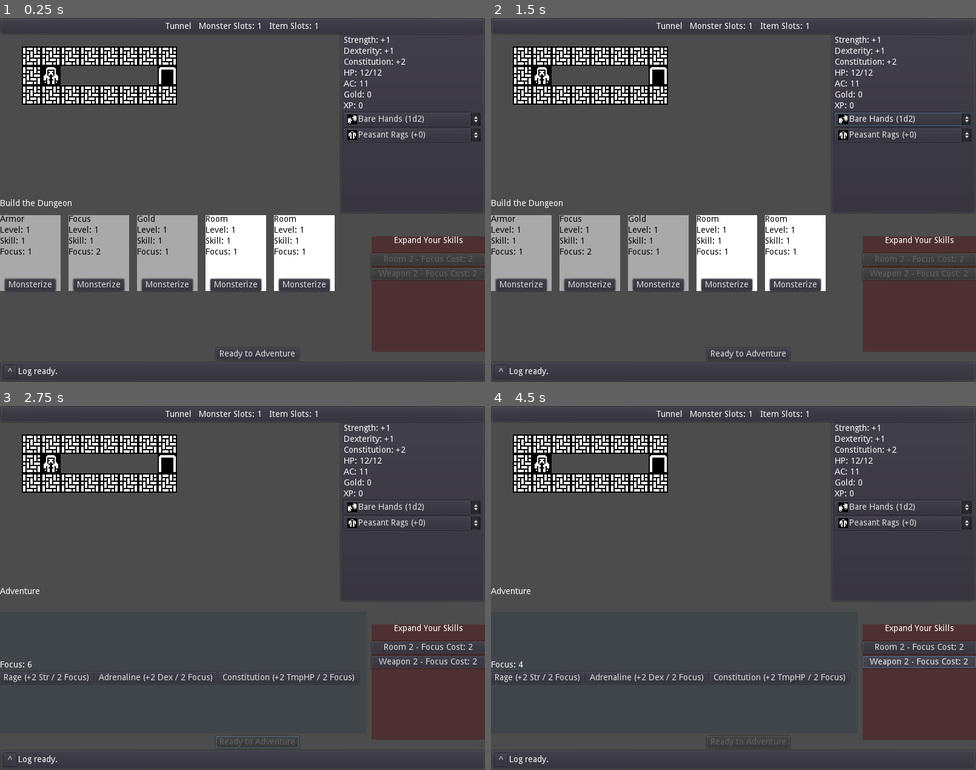
Above: before the commit, frames 1-4 (two rows, left to right).
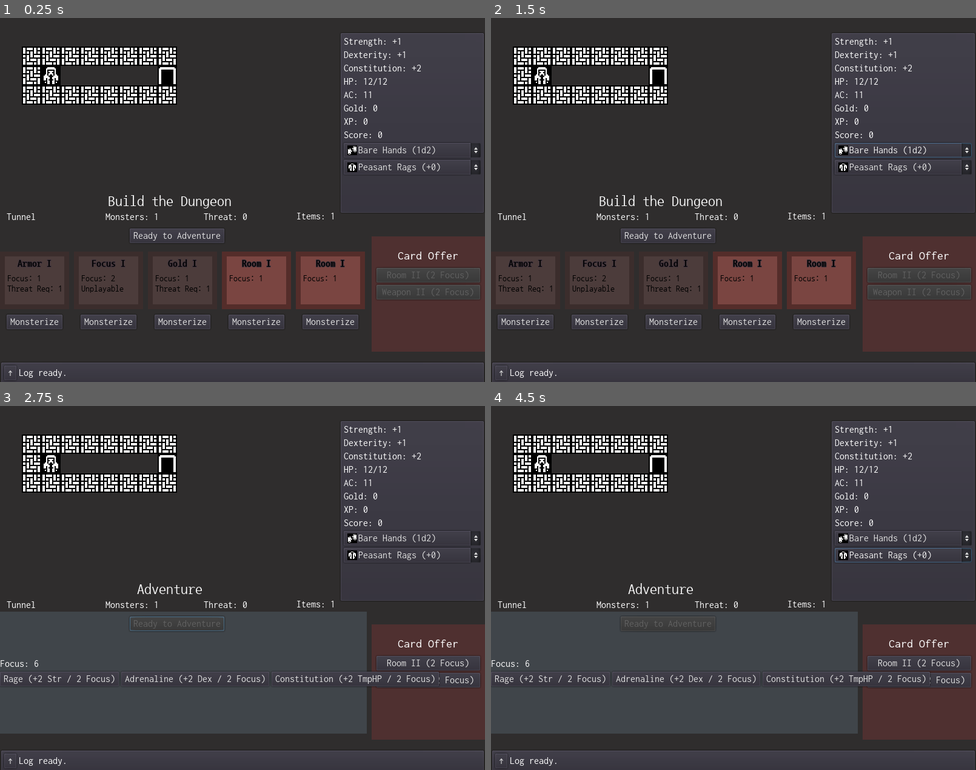
Above: after the commit, the same moments.

Repository: doctor-g/7DRL-2021
Game: Godot game, scene res://src/Game.tscn
Two runs of this game, one before a commit and one after it. Both use one fixed random seed, a clock stepped at 60 frames per second and the inputs below.
Inputs (mouse positions are in pixels of both pictures, inside the frame that each line leads up to):
- Up to frame 1 (0.25 s): no input
- Up to frame 2 (1.5 s): click "Bare Hands (1d2)" at 0.5 s; click "^" (after the commit: "↑") at 1.25 s
- Up to frame 3 (2.75 s): click "Ready to Adventure" at 2 s
- Up to frame 4 (4.5 s): click "Peasant Rags (+0)" at 2.75 s; click (917, 646) at 3.5 s, where only the run before the commit has a clickable "Room 2 - Focus Cost: 2"; click (917, 664) at 4.25 s, where only the run after the commit has a clickable "Room II (2 Focus)"

The runs differ from the first frame. In frame 1, 63% of the frame differs, in the area x 0-100%, y 0-100%; in frame 2, 63%; in frame 3, 43%; in frame 4, 43%.

Commit message:
Restyle the UI
This also includes adding threat and annotations to the cards.

Diff:
--- a/project/src/Card.gd
+++ b/project/src/Card.gd
@@ -3,34 +3,41 @@
 signal played
 signal monsterized
 
-export var enabled_bg_color := Color.white
-export var disabled_bg_color := Color.darkgray
-
 var title : String
 var level := 1
-var skill := level
 var focus := 1
 var cost := 4
+var has_threat_requirement := false
 
 var _playable := false
 
-onready var _title_label := $Control/VBoxContainer/TitleLabel
-onready var _level_label := $Control/VBoxContainer/LevelLabel
-onready var _skill_label := $Control/VBoxContainer/SkilLabel
-onready var _focus_label := $Control/VBoxContainer/FocusLabel
-onready var _background = $Control/Background
+onready var _title_label := $Control/TitleLabel
+onready var _focus_label := $Control/FocusLabel
+onready var _threat_label := $Control/ThreatLabel
 
 
 func _ready():
-	_title_label.text = title
-	_level_label.text = "Level: %d" % level
-	_skill_label.text = "Skill: %d" % skill
+	_title_label.text = "%s %s" % [title, _romanize_level()]
 	_focus_label.text = "Focus: %d" % focus
+	_threat_label.visible = has_threat_requirement
+	_threat_label.text = "Threat Req: %d" % level
+	# Now here's a kludge.
+	if title=="Focus":
+		_threat_label.visible = true
+		_threat_label.text = "Unplayable"
+
+
+func _romanize_level():
+	match level:
+		1: return "I"
+		2: return "II"
+		3: return "III"
 
 
 func update_playability(game:Game) -> void:
 	_playable = can_play(game)
-	_background.color = enabled_bg_color if _playable else disabled_bg_color
+	$Control/Unplayable.visible = not _playable
+	$Control/Playable.visible = _playable
 	$Control/MonsterizeButton.disabled = not game.can_add_monster()
 
 
--- a/project/src/Card.tscn
+++ b/project/src/Card.tscn
@@ -1,72 +1,129 @@
-[gd_scene load_steps=3 format=2]
+[gd_scene load_steps=8 format=2]
 
 [ext_resource path="res://src/Card.gd" type="Script" id=1]
+[ext_resource path="res://assets/fonts/NanumGothicCoding/NanumGothicCoding-Bold.ttf" type="DynamicFontData" id=2]
+[ext_resource path="res://assets/game.theme" type="Theme" id=3]
+[ext_resource path="res://assets/fonts/NanumGothicCoding/NanumGothicCoding-Regular.ttf" type="DynamicFontData" id=4]
 
-[sub_resource type="RectangleShape2D" id=1]
-extents = Vector2( 50, 62 )
+[sub_resource type="DynamicFont" id=1]
+outline_size = 1
+outline_color = Color( 0.239216, 0.192157, 0.231373, 1 )
+font_data = ExtResource( 2 )
+
+[sub_resource type="DynamicFont" id=3]
+size = 14
+use_filter = true
+font_data = ExtResource( 4 )
+
+[sub_resource type="RectangleShape2D" id=2]
+extents = Vector2( 57, 47 )
 
 [node name="Card" type="Area2D"]
 script = ExtResource( 1 )
 
 [node name="Control" type="Control" parent="."]
-margin_right = 100.0
-margin_bottom = 125.0
-__meta__ = {
-"_edit_lock_": true,
-"_edit_use_anchors_": false
-}
-
-[node name="Background" type="ColorRect" parent="Control"]
-anchor_right = 1.0
-anchor_bottom = 1.0
-mouse_filter = 2
-color = Color( 0.388235, 0.388235, 0.388235, 1 )
+margin_right = 114.0
+margin_bottom = 95.0
 __meta__ = {
 "_edit_use_anchors_": false
 }
 
-[node name="VBoxContainer" type="VBoxContainer" parent="Control"]
-margin_right = 40.0
-margin_bottom = 40.0
+[node name="Playable" type="Control" parent="Control"]
+anchor_right = 1.0
+anchor_bottom = 1.0
+mouse_filter = 2
 __meta__ = {
 "_edit_use_anchors_": false
 }
 
-[node name="TitleLabel" type="Label" parent="Control/VBoxContainer"]
-margin_right = 55.0
-margin_bottom = 14.0
-custom_colors/font_color = Color( 0, 0, 0, 1 )
-text = "Title"
+[node name="Border" type="ColorRect" parent="Control/Playable"]
+anchor_right = 1.0
+anchor_bottom = 1.0
+mouse_filter = 2
+color = Color( 0.329412, 0.176471, 0.164706, 1 )
 __meta__ = {
 "_edit_use_anchors_": false
 }
 
-[node name="LevelLabel" type="Label" parent="Control/VBoxContainer"]
-margin_top = 18.0
-margin_right = 55.0
-margin_bottom = 32.0
-custom_colors/font_color = Color( 0, 0, 0, 1 )
-text = "Level: N"
+[node name="Background" type="ColorRect" parent="Control/Playable"]
+anchor_right = 1.0
+anchor_bottom = 1.0
+margin_left = 8.0
+margin_top = 8.0
+margin_right = -8.0
+margin_bottom = -8.0
+mouse_filter = 2
+color = Color( 0.478431, 0.270588, 0.254902, 1 )
 __meta__ = {
 "_edit_use_anchors_": false
 }
 
-[node name="SkilLabel" type="Label" parent="Control/VBoxContainer"]
-margin_top = 36.0
-margin_right = 55.0
-margin_bottom = 50.0
-custom_colors/font_color = Color( 0, 0, 0, 1 )
-text = "Skill: N"
+[node name="Unplayable" type="Control" parent="Control"]
+visible = false
+anchor_right = 1.0
+anchor_bottom = 1.0
+mouse_filter = 2
 __meta__ = {
 "_edit_use_anchors_": false
 }
 
-[node name="FocusLabel" type="Label" parent="Control/VBoxContainer"]
-margin_top = 54.0
-margin_right = 55.0
-margin_bottom = 68.0
+[node name="Border" type="ColorRect" parent="Control/Unplayable"]
+anchor_right = 1.0
+anchor_bottom = 1.0
+mouse_filter = 2
+color = Color( 0.23, 0.17825, 0.1725, 1 )
+__meta__ = {
+"_edit_use_anchors_": false
+}
+
+[node name="Background" type="ColorRect" parent="Control/Unplayable"]
+anchor_right = 1.0
+anchor_bottom = 1.0
+margin_left = 8.0
+margin_top = 8.0
+margin_right = -8.0
+margin_bottom = -8.0
+mouse_filter = 2
+color = Color( 0.3, 0.2356, 0.231, 1 )
+__meta__ = {
+"_edit_use_anchors_": false
+}
+
+[node name="TitleLabel" type="Label" parent="Control"]
+anchor_left = 0.5
+anchor_right = 0.5
+margin_left = -45.0
+margin_top = 10.6066
+margin_right = 45.0
+margin_bottom = 27.6066
+custom_fonts/font = SubResource( 1 )
+custom_colors/font_color = Color( 0, 0, 0, 1 )
+text = "Monster III"
+align = 1
+__meta__ = {
+"_edit_use_anchors_": false
+}
+
+[node name="FocusLabel" type="Label" parent="Control"]
+margin_left = 12.4598
+margin_top = 35.9169
+margin_right = 92.4598
+margin_bottom = 50.9169
+custom_fonts/font = SubResource( 3 )
 custom_colors/font_color = Color( 0, 0, 0, 1 )
 text = "Focus: N"
+__meta__ = {
+"_edit_use_anchors_": false
+}
+
+[node name="ThreatLabel" type="Label" parent="Control"]
+margin_left = 12.4598
+margin_top = 52.9814
+margin_right = 103.46
+margin_bottom = 67.9814
+custom_fonts/font = SubResource( 3 )
+custom_colors/font_color = Color( 0, 0, 0, 1 )
+text = "Threat Req: N"
 __meta__ = {
 "_edit_use_anchors_": false
 }
@@ -76,16 +133,19 @@
 anchor_top = 1.0
 anchor_right = 0.5
 anchor_bottom = 1.0
-margin_left = -42.0
-margin_top = -20.0
-margin_right = 42.0
+margin_left = -46.0
+margin_top = 8.52692
+margin_right = 46.0
+margin_bottom = 32.5269
+theme = ExtResource( 3 )
 text = "Monsterize"
+__meta__ = {
+"_edit_use_anchors_": false
+}
 
 [node name="CollisionShape2D" type="CollisionShape2D" parent="."]
-position = Vector2( 50, 62 )
-shape = SubResource( 1 )
-__meta__ = {
-"_edit_lock_": true
-}
+visible = false
+position = Vector2( 57.7782, 47.8578 )
+shape = SubResource( 2 )
 [connection signal="gui_input" from="Control" to="." method="_on_Control_gui_input"]
 [connection signal="pressed" from="Control/MonsterizeButton" to="." method="_on_MonsterizeButton_pressed"]
--- a/project/src/Cards/ItemCard.gd
+++ b/project/src/Cards/ItemCard.gd
@@ -1,9 +1,10 @@
 extends "res://src/Card.gd"
 
 
+func _init():
+	has_threat_requirement = true
+
+
 func can_play(game:Game) -> bool:
-	var monsters = game.get_monsters()
-	var total_level := 0
-	for monster in monsters:
-		total_level += monster.level
+	var total_level = game.get_total_monster_levels()
 	return total_level >= level and game.can_add_item()
--- a/project/src/Dungeon/Dungeon.gd
+++ b/project/src/Dungeon/Dungeon.gd
@@ -193,6 +193,13 @@
 	return result
 
 
+func get_total_monster_levels()->int:
+	var total_level := 0
+	for monster in get_monsters():
+		total_level += monster.level
+	return total_level
+
+
 func count_unused_item_slots()->int:
 	return _item_spawn_points.size()
 
--- a/project/src/Dungeon/HeroPawn.gd
+++ b/project/src/Dungeon/HeroPawn.gd
@@ -21,6 +21,7 @@
 
 var gold : int = 0 setget _set_gold
 var xp := 0 setget _set_xp
+var score :=0 setget , _get_score
 
 var strength : Attribute = Attribute.new()
 var dexterity : Attribute = Attribute.new()
@@ -189,3 +190,7 @@
 
 func _update_ac()->void:
 	_set_ac(10 + equipped_armor.ac_bonus + dexterity.value())
+
+
+func _get_score()->int:
+	return xp + gold
--- a/project/src/Game.gd
+++ b/project/src/Game.gd
@@ -48,6 +48,10 @@
 
 func get_monsters() -> Array:
 	return $Dungeon.get_monsters()
+
+
+func get_total_monster_levels()->int:
+	return $Dungeon.get_total_monster_levels()
 
 
 func get_items() -> Array:
--- a/project/src/Game.tscn
+++ b/project/src/Game.tscn
@@ -10,22 +10,22 @@
 [ext_resource path="res://src/UI/GameOverPopup.tscn" type="PackedScene" id=8]
 [ext_resource path="res://src/UI/LogView.tscn" type="PackedScene" id=9]
 [ext_resource path="res://src/Dungeon/Dungeon.tscn" type="PackedScene" id=10]
+[ext_resource path="res://assets/game.theme" type="Theme" id=11]
 
 [node name="Game" type="Control"]
 anchor_right = 1.0
 anchor_bottom = 1.0
 mouse_filter = 2
+theme = ExtResource( 11 )
 script = ExtResource( 1 )
 __meta__ = {
 "_edit_lock_": true
 }
 
-[node name="CardsDoneButton" type="Button" parent="."]
-margin_left = 356.006
-margin_top = 544.412
-margin_right = 493.006
-margin_bottom = 564.412
-text = "Ready to Adventure"
+[node name="Background" type="ColorRect" parent="."]
+anchor_right = 1.0
+anchor_bottom = 1.0
+color = Color( 0.184314, 0.176471, 0.176471, 1 )
 __meta__ = {
 "_edit_use_anchors_": false
 }
@@ -36,19 +36,25 @@
 margin_top = 23.1634
 margin_bottom = 23.1634
 
-[node name="RoomInfoPanel" parent="." instance=ExtResource( 4 )]
-anchor_bottom = 0.0
-margin_bottom = 28.0
-
 [node name="PhasePanel" parent="." instance=ExtResource( 5 )]
 anchor_right = 0.7
-margin_top = 284.615
-margin_bottom = 324.615
+margin_top = 288.826
+margin_bottom = -274.174
+
+[node name="RoomInfoPanel" parent="." instance=ExtResource( 4 )]
+anchor_right = 0.7
+anchor_bottom = 0.0
+margin_left = 11.0
+margin_top = 319.0
+margin_right = -7.0
+margin_bottom = 351.0
 
 [node name="CardPanel" parent="." instance=ExtResource( 6 )]
-anchor_top = 0.541667
+anchor_top = 0.61052
 anchor_right = 0.7525
-anchor_bottom = 0.881667
+anchor_bottom = 0.852187
+margin_top = 18.6877
+margin_bottom = 18.6877
 
 [node name="ShopPanel" parent="." instance=ExtResource( 7 )]
 anchor_top = 0.6
@@ -75,9 +81,19 @@
 anchor_right = 0.75625
 anchor_bottom = 0.9
 
+[node name="CardsDoneButton" type="Button" parent="."]
+margin_left = 213.637
+margin_top = 346.536
+margin_right = 369.637
+margin_bottom = 370.536
+text = "Ready to Adventure"
+__meta__ = {
+"_edit_use_anchors_": false
+}
+
 [node name="LogView" parent="." instance=ExtResource( 9 )]
 mouse_filter = 2
-[connection signal="pressed" from="CardsDoneButton" to="." method="_on_CardsDoneButton_pressed"]
 [connection signal="exited" from="Dungeon" to="." method="_on_Dungeon_exited"]
 [connection signal="replaced" from="Dungeon" to="." method="_on_Dungeon_replaced"]
 [connection signal="focus_spent" from="AdventurePanel" to="." method="_on_AdventurePanel_focus_spent"]
+[connection signal="pressed" from="CardsDoneButton" to="." method="_on_CardsDoneButton_pressed"]
--- a/project/src/UI/CardPanel.gd
+++ b/project/src/UI/CardPanel.gd
@@ -1,10 +1,12 @@
 extends Control
+
+const CARD_WIDTH = 114
 
 func add(card:Node2D):
 	$Cards.add_child(card)
 	var count = $Cards.get_child_count()
 	for i in range(0,count):
-		var x = range_lerp(i, 0, count-1, 0, rect_size.x-150) # Minus card width, that is
+		var x = range_lerp(i, 0, count-1, 0, rect_size.x-114) # Minus card width, that is
 		var pos = Vector2(x,0)
 		$Cards.get_child(i).position = pos
 
--- a/project/src/UI/LogView.gd
+++ b/project/src/UI/LogView.gd
@@ -15,3 +15,4 @@
 	for message in Log.messages:
 		$History.text += message + "\n"
 	$History.visible = button_pressed
+	$PanelContainer/HBoxContainer/ExpandButton.text = "↓" if button_pressed else "↑"
--- a/project/src/UI/LogView.tscn
+++ b/project/src/UI/LogView.tscn
@@ -1,6 +1,7 @@
-[gd_scene load_steps=2 format=2]
+[gd_scene load_steps=3 format=2]
 
 [ext_resource path="res://src/UI/LogView.gd" type="Script" id=1]
+[ext_resource path="res://assets/game.theme" type="Theme" id=2]
 
 [node name="LogView" type="Control"]
 anchor_right = 1.0
@@ -33,22 +34,23 @@
 margin_left = 7.0
 margin_top = 7.0
 margin_right = 793.0
-margin_bottom = 27.0
+margin_bottom = 31.0
 __meta__ = {
 "_edit_use_anchors_": false
 }
 
 [node name="ExpandButton" type="Button" parent="PanelContainer/HBoxContainer"]
-margin_right = 19.0
-margin_bottom = 20.0
+margin_right = 20.0
+margin_bottom = 24.0
+theme = ExtResource( 2 )
 toggle_mode = true
-text = "^"
+text = "↑"
 
 [node name="LatestMessageLabel" type="Label" parent="PanelContainer/HBoxContainer"]
-margin_left = 23.0
-margin_top = 3.0
-margin_right = 88.0
-margin_bottom = 17.0
+margin_left = 24.0
+margin_top = 5.0
+margin_right = 89.0
+margin_bottom = 19.0
 text = "Log ready."
 __meta__ = {
 "_edit_use_anchors_": false
--- a/project/src/UI/PhasePanel.tscn
+++ b/project/src/UI/PhasePanel.tscn
@@ -1,18 +1,26 @@
-[gd_scene load_steps=2 format=2]
+[gd_scene load_steps=4 format=2]
 
 [ext_resource path="res://src/UI/PhasePanel.gd" type="Script" id=1]
+[ext_resource path="res://assets/fonts/NanumGothicCoding/NanumGothicCoding-Regular.ttf" type="DynamicFontData" id=2]
+
+[sub_resource type="DynamicFont" id=1]
+size = 24
+font_data = ExtResource( 2 )
 
 [node name="PhasePanel" type="Control"]
 anchor_right = 1.0
-margin_right = 6.10352e-05
-margin_bottom = 40.0
+anchor_bottom = 1.0
 script = ExtResource( 1 )
 __meta__ = {
 "_edit_use_anchors_": false
 }
 
 [node name="PhaseLabel" type="Label" parent="."]
-margin_top = 14.2544
-margin_right = 119.0
-margin_bottom = 28.2544
+anchor_left = 0.5
+anchor_right = 0.5
+margin_left = -102.0
+margin_right = 102.0
+margin_bottom = 25.0
+custom_fonts/font = SubResource( 1 )
 text = "Build the Dungeon"
+align = 1
--- a/project/src/UI/PlayerInfoPanel.gd
+++ b/project/src/UI/PlayerInfoPanel.gd
@@ -13,6 +13,7 @@
 onready var _con_label := $VBoxContainer/ConLabel
 onready var _weapon_selector := $VBoxContainer/WeaponSelector
 onready var _armor_selector := $VBoxContainer/ArmorSelector
+onready var _score_label := $VBoxContainer/ScoreLabel
 
 func init(hero:HeroPawn)->void:
 	_hero = hero
@@ -76,6 +77,7 @@
 
 func _on_gold_changed(hero:HeroPawn)->void:
 	_gold_label.text = "Gold: %d" % hero.gold
+	_update_score_label(hero)
 
 
 func _format(value:int)->String:
@@ -84,6 +86,11 @@
 
 func _on_xp_changed(player):
 	_xp_label.text = "XP: %d" % player.xp
+	_update_score_label(player)
+
+
+func _update_score_label(hero:HeroPawn):
+	_score_label.text= "Score: %d" % hero.score
 
 
 func _on_strength_changed(hero:HeroPawn):
--- a/project/src/UI/PlayerInfoPanel.tscn
+++ b/project/src/UI/PlayerInfoPanel.tscn
@@ -60,14 +60,20 @@
 margin_bottom = 122.0
 text = "XP: 123"
 
-[node name="WeaponSelector" type="OptionButton" parent="VBoxContainer"]
+[node name="ScoreLabel" type="Label" parent="VBoxContainer"]
 margin_top = 126.0
 margin_right = 786.0
-margin_bottom = 146.0
+margin_bottom = 140.0
+text = "Score: 111"
+
+[node name="WeaponSelector" type="OptionButton" parent="VBoxContainer"]
+margin_top = 144.0
+margin_right = 786.0
+margin_bottom = 164.0
 
 [node name="ArmorSelector" type="OptionButton" parent="VBoxContainer"]
-margin_top = 150.0
+margin_top = 168.0
 margin_right = 786.0
-margin_bottom = 170.0
+margin_bottom = 188.0
 [connection signal="item_selected" from="VBoxContainer/WeaponSelector" to="." method="_on_WeaponSelector_item_selected"]
 [connection signal="item_selected" from="VBoxContainer/ArmorSelector" to="." method="_on_ArmorSelector_item_selected"]
--- a/project/src/UI/RoomInfoPanel.gd
+++ b/project/src/UI/RoomInfoPanel.gd
@@ -1,14 +1,19 @@
-extends PanelContainer
+extends Control
 
-onready var _monsters_label := $HBoxContainer/MonstersLabel
-onready var _items_label := $HBoxContainer/ItemsLabel
+onready var _monsters_label := $MonstersLabel
+onready var _items_label := $ItemsLabel
+onready var _name_label := $NameLabel
+onready var _threat_label := $ThreatLabel
 
 func bind_to(dungeon):
-	$HBoxContainer/NameLabel.text = dungeon.room_name
+	_name_label.text = dungeon.room_name
 	dungeon.connect("changed", self, "_on_Dungeon_changed", [dungeon])
 	_on_Dungeon_changed(dungeon) # Update based on initial room.
 
+
+
 func _on_Dungeon_changed(dungeon):
-	$HBoxContainer/NameLabel.text = dungeon.room_name
-	_monsters_label.text = "Monster Slots: %d" % dungeon.count_unused_monster_slots()
-	_items_label.text = "Item Slots: %d" % dungeon.count_unused_item_slots()
+	_name_label.text = dungeon.room_name
+	_monsters_label.text = "Monsters: %d" % dungeon.count_unused_monster_slots()
+	_items_label.text = "Items: %d" % dungeon.count_unused_item_slots()
+	_threat_label.text = "Threat: %d" % dungeon.get_total_monster_levels()
--- a/project/src/UI/RoomInfoPanel.tscn
+++ b/project/src/UI/RoomInfoPanel.tscn
@@ -2,7 +2,7 @@
 
 [ext_resource path="res://src/UI/RoomInfoPanel.gd" type="Script" id=1]
 
-[node name="RoomInfoPanel" type="PanelContainer"]
+[node name="RoomInfoPanel" type="Control"]
 anchor_right = 1.0
 anchor_bottom = 1.0
 script = ExtResource( 1 )
@@ -10,34 +10,37 @@
 "_edit_use_anchors_": false
 }
 
-[node name="HBoxContainer" type="HBoxContainer" parent="."]
-margin_left = 7.0
-margin_top = 7.0
-margin_right = 793.0
-margin_bottom = 593.0
-custom_constants/separation = 12
-alignment = 1
+[node name="NameLabel" type="Label" parent="."]
+margin_right = 79.0
+margin_bottom = 14.0
+text = "Room Name"
 __meta__ = {
 "_edit_use_anchors_": false
 }
 
-[node name="NameLabel" type="Label" parent="HBoxContainer"]
-margin_left = 218.0
-margin_top = 286.0
-margin_right = 297.0
-margin_bottom = 300.0
-text = "Room Name"
+[node name="MonstersLabel" type="Label" parent="."]
+anchor_left = 0.3
+anchor_right = 0.5
+margin_bottom = 14.0
+text = "Monsters: X/Y"
 
-[node name="MonstersLabel" type="Label" parent="HBoxContainer"]
-margin_left = 309.0
-margin_top = 286.0
-margin_right = 443.0
-margin_bottom = 300.0
-text = "Monsters Played: X/Y"
+[node name="ThreatLabel" type="Label" parent="."]
+anchor_left = 0.6
+anchor_right = 0.6
+margin_right = 139.409
+margin_bottom = 14.0
+text = "Threat: X"
+__meta__ = {
+"_edit_use_anchors_": false
+}
 
-[node name="ItemsLabel" type="Label" parent="HBoxContainer"]
-margin_left = 455.0
-margin_top = 286.0
-margin_right = 567.0
-margin_bottom = 300.0
-text = "Items Played: X/Y"
+[node name="ItemsLabel" type="Label" parent="."]
+anchor_left = 1.0
+anchor_right = 1.0
+margin_top = -0.840897
+grow_horizontal = 0
+text = "Items: X/Y"
+align = 2
+__meta__ = {
+"_edit_use_anchors_": false
+}
--- a/project/src/UI/ShopPanel.gd
+++ b/project/src/UI/ShopPanel.gd
@@ -44,10 +44,17 @@
 
 		var button : CardButton = CardButton.new()
 		button.disabled = true
-		button.text = "%s %d - Focus Cost: %d" % [card.title, card.level, card.focus]
+		button.text = "%s %s (%d Focus)" % [card.title, _romanize(card.level), card.focus]
 		button.connect("pressed", self, "_on_Shop_button_pressed", [card])
 		button.card = card
 		$ButtonBox.add_child(button)
+
+
+func _romanize(num:int):
+	match num:
+		1: return "I"
+		2: return "II"
+		3: return "III"
 
 
 func _on_focus_changed(_focus:int):
--- a/project/src/UI/ShopPanel.tscn
+++ b/project/src/UI/ShopPanel.tscn
@@ -1,6 +1,11 @@
-[gd_scene load_steps=2 format=2]
+[gd_scene load_steps=4 format=2]
 
 [ext_resource path="res://src/UI/ShopPanel.gd" type="Script" id=1]
+[ext_resource path="res://assets/fonts/Inconsolata/Inconsolata-VariableFont_wdth,wght.ttf" type="DynamicFontData" id=2]
+
+[sub_resource type="DynamicFont" id=1]
+size = 20
+font_data = ExtResource( 2 )
 
 [node name="ShopPanel" type="Control"]
 anchor_right = 1.0
@@ -21,10 +26,12 @@
 [node name="Label" type="Label" parent="."]
 anchor_left = 0.5
 anchor_right = 0.5
-margin_left = -57.0
-margin_right = 57.0
-margin_bottom = 14.0
-text = "Expand Your Skills"
+margin_left = -100.0
+margin_top = 20.0
+margin_right = 100.0
+margin_bottom = 22.0
+custom_fonts/font = SubResource( 1 )
+text = "Card Offer"
 align = 1
 __meta__ = {
 "_edit_use_anchors_": false
@@ -32,7 +39,9 @@
 
 [node name="ButtonBox" type="VBoxContainer" parent="."]
 anchor_right = 1.0
-margin_top = 28.0316
+margin_left = 8.0
+margin_top = 52.0
+margin_right = -8.0
 margin_bottom = 28.0316
 alignment = 1
 __meta__ = {
@@ -40,10 +49,10 @@
 }
 
 [node name="Button1" type="Button" parent="ButtonBox"]
-margin_right = 800.0
+margin_right = 784.0
 margin_bottom = 20.0
 
 [node name="Button2" type="Button" parent="ButtonBox"]
 margin_top = 24.0
-margin_right = 800.0
+margin_right = 784.0
 margin_bottom = 44.0
Binary file added: project/assets/fonts/Inconsolata/Inconsolata-VariableFont_wdth,wght.ttf
Not shown, added: project/assets/fonts/Inconsolata/OFL.txt
Not shown, added: project/assets/fonts/Inconsolata/README.txt
Binary file added: project/assets/fonts/NanumGothicCoding/NanumGothicCoding-Bold.ttf
Binary file added: project/assets/fonts/NanumGothicCoding/NanumGothicCoding-Regular.ttf
Not shown, added: project/assets/fonts/NanumGothicCoding/OFL.txt
Binary file added: project/assets/game.theme
Not shown: 1 places in project/src/Game.tscn that only renumber resources
